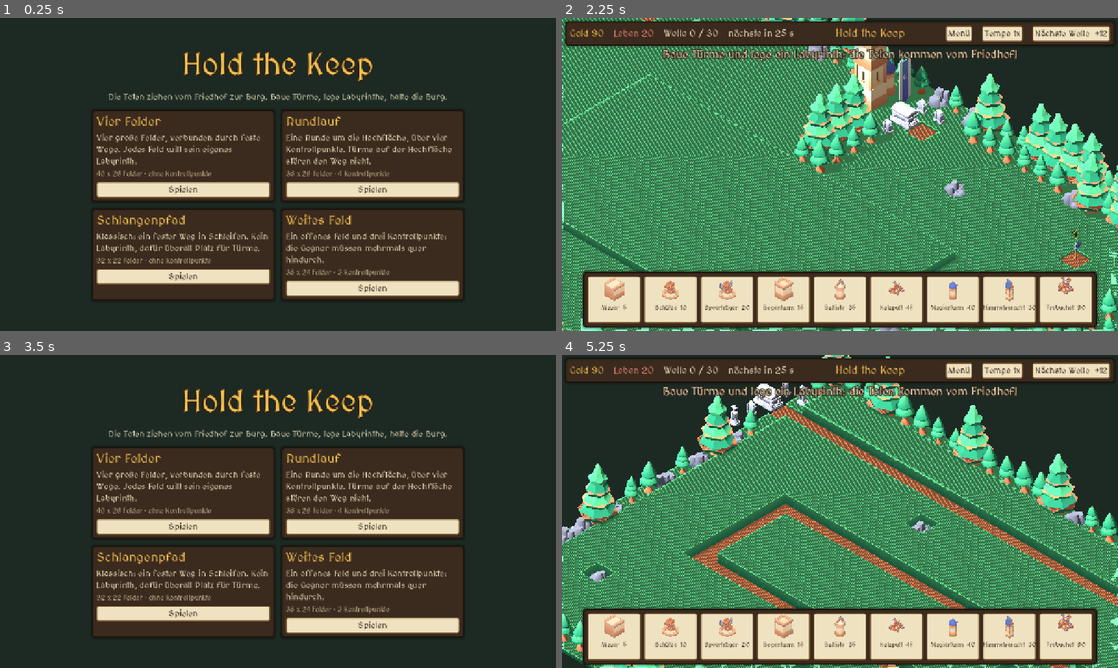
Above: before the commit, frames 1-4 (two rows, left to right).
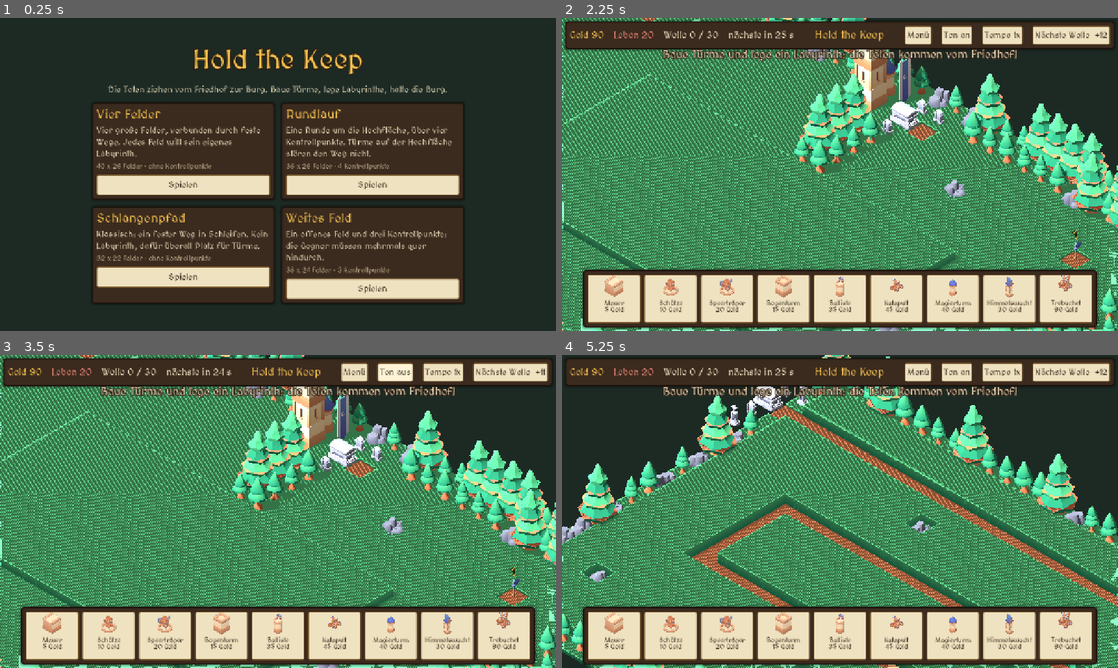
Above: after the commit, the same moments.

Repository: aikitori/hold-the-keep
Game: Godot game, scene res://scenes/menu.tscn
The game is run twice, just before and just after one commit, with the same random seed, the same clock (stepped at 60 frames per second) and the same inputs.
Inputs (mouse positions are in pixels of both pictures, inside the frame that each line leads up to):
- Up to frame 1 (0.25 s): no input
- Up to frame 2 (2.25 s): click "Spielen" at 0.5 s; click "Menü" at 1.25 s; click "Spielen" at 2 s
- Up to frame 3 (3.5 s): click (394, 373) at 2.75 s, where only the run after the commit has a clickable "Ton an"
- Up to frame 4 (5.25 s): click (956, 373) at 3.5 s, where only the run after the commit has a clickable "Ton aus"; click (923, 373) at 4.25 s, where only the run after the commit has a clickable "Menü"; click "Spielen" at 5 s

The runs differ from the first frame. In frame 1, 16% of the frame differs, in the area x 16-84%, y 9-91%; in frame 2, 7.4%; in frame 3, 88%, in the area x 0-100%, y 0-100%; in frame 4, 7.1%.

Commit message:
Klänge und größere Bedienung auf dem Handy
26 CC0-Klänge (Kenney, rubberduck) für Schüsse, Einschläge, Gegner, Bauen, Wellen,
Sieg und Niederlage; Ton an/aus wird gespeichert. Auf Touch-Geräten wird die
Oberfläche vergrößert, im Hochformat zweizeilig mit Bauleiste in zwei Reihen,
die Kamera hält dort die Breite.

Co-Authored-By: Claude Opus 5.5 <noreply@anthropic.com>

Diff:
--- a/project.godot
+++ b/project.godot
@@ -29,3 +29,8 @@
 renderer/rendering_method.mobile="gl_compatibility"
 textures/vram_compression/import_etc2_astc=true
 anti_aliasing/quality/msaa_3d=1
+
+[autoload]
+
+Sfx="*res://scripts/sfx.gd"
+UiScale="*res://scripts/ui_scale.gd"
--- a/scripts/camera_rig.gd
+++ b/scripts/camera_rig.gd
@@ -21,6 +21,14 @@
 	camera.position = Vector3(1, 1, 1).normalized() * DISTANCE
 	camera.look_at_from_position(camera.position, Vector3.ZERO, Vector3.UP)
 	camera.current = true
+	get_viewport().size_changed.connect(_fit_aspect)
+	_fit_aspect()
+
+
+## Im Hochformat gilt die Zoomgröße für die Breite, sonst wäre nur ein schmaler Streifen der Karte zu sehen.
+func _fit_aspect() -> void:
+	var view := get_viewport().get_visible_rect().size
+	camera.keep_aspect = Camera3D.KEEP_WIDTH if view.x < view.y else Camera3D.KEEP_HEIGHT
 
 
 func zoom(factor: float) -> void:
@@ -29,7 +37,8 @@
 
 ## Bildschirmbewegung in Pixeln -> Bewegung auf dem Boden.
 func pan(screen_delta: Vector2) -> void:
-	var units := camera.size / get_viewport().get_visible_rect().size.y
+	var view := get_viewport().get_visible_rect().size
+	var units := camera.size / (view.x if camera.keep_aspect == Camera3D.KEEP_WIDTH else view.y)
 	var right := camera.global_transform.basis.x
 	var up := camera.global_transform.basis.y
 	var right_ground := Vector3(right.x, 0, right.z).normalized()
--- a/scripts/dev/logic_test.gd
+++ b/scripts/dev/logic_test.gd
@@ -12,6 +12,9 @@
 
 
 func _ready() -> void:
+	for id: StringName in Sfx.VOLUME:
+		_check(Sfx._streams[id] is AudioStream, "Klang %s geladen" % id)
+	Sfx.muted = true  # Wiedergaben, die beim Beenden noch laufen, meldet Godot als hängend.
 	var map := MapData.load_map(&"vier_felder")
 	_check(map.spawn != Vector2i(-1, -1) and map.keep != Vector2i(-1, -1), "Karte hat Friedhof und Burg")
 	var board := Board.new(map)
--- a/scripts/enemy.gd
+++ b/scripts/enemy.gd
@@ -122,6 +122,7 @@
 func _die() -> void:
 	alive = false
 	game.enemy_killed(self)
+	Sfx.play_at(&"boss_die" if is_boss else &"bones" if kind == &"skeleton" else &"ghost" if air else &"die", position)
 	if _anim != null and _anim.has_animation("die"):
 		_anim.speed_scale = 1.0
 		_anim.play("die")
--- a/scripts/hud.gd
+++ b/scripts/hud.gd
@@ -28,6 +28,12 @@
 var _wave_label := Label.new()
 var _timer_label := Label.new()
 var _next_button := Button.new()
+var _sound_button := Button.new()
+var _title := Label.new()
+var _top_row := HBoxContainer.new()
+var _top_row2 := HBoxContainer.new()
+var _top_buttons: Array[Button] = []
+var _build_grid := GridContainer.new()
 var _speed_button := Button.new()
 var _build_buttons: Dictionary = {}
 var _card := PanelContainer.new()
@@ -60,16 +66,42 @@
 	_build_bottom(root)
 	_build_card(root)
 	_build_end(root)
-	_toast.set_anchors_preset(Control.PRESET_CENTER_TOP)
-	_toast.position.y = 70
+	_toast.set_anchors_preset(Control.PRESET_TOP_WIDE)
+	_toast.offset_left = 16
+	_toast.offset_right = -16
+	_toast.autowrap_mode = TextServer.AUTOWRAP_WORD_SMART
 	_toast.horizontal_alignment = HORIZONTAL_ALIGNMENT_CENTER
 	_toast.add_theme_font_size_override("font_size", 26)
 	_toast.add_theme_color_override("font_color", PARCHMENT)
 	_toast.add_theme_color_override("font_outline_color", INK)
 	_toast.add_theme_constant_override("outline_size", 8)
-	_toast.grow_horizontal = Control.GROW_DIRECTION_BOTH
 	_toast.mouse_filter = Control.MOUSE_FILTER_IGNORE
 	root.add_child(_toast)
+	for button in root.find_children("*", "Button", true, false):
+		if not button in [_upgrade_button, _sell_button] and not button in _spec_buttons:
+			(button as Button).pressed.connect(Sfx.play.bind(&"click"))
+	UiScale.changed.connect(_layout)
+	_layout()
+
+
+## Breit: alles in einer Zeile oben, Bauleiste einreihig. Schmal (Hochformat): Knöpfe in zweiter Zeile,
+## Bauleiste in zwei Reihen.
+func _layout() -> void:
+	var narrow: bool = UiScale.narrow
+	_title.visible = not narrow
+	_top_row2.visible = narrow
+	_top_row.add_theme_constant_override("separation", 14 if narrow else 22)
+	for button in _top_buttons:
+		button.reparent(_top_row2 if narrow else _top_row)
+		button.size_flags_horizontal = Control.SIZE_EXPAND_FILL if narrow else Control.SIZE_FILL
+	var count := Defs.BUILD_ORDER.size()
+	_build_grid.columns = ceili(count / 2.0) if narrow else count
+	for id: StringName in _build_buttons:
+		var button: Button = _build_buttons[id]
+		button.custom_minimum_size = Vector2(98, 104) if narrow else Vector2(122, 112)
+		var label: Label = button.find_children("*", "Label", true, false)[0]
+		label.add_theme_font_size_override("font_size", 13 if narrow else 15)
+	_toast.offset_top = 120 if narrow else 70
 
 
 static func make_theme() -> Theme:
@@ -112,35 +144,42 @@
 	bar.offset_right = -8
 	bar.offset_top = 8
 	root.add_child(bar)
-	var row := HBoxContainer.new()
-	row.add_theme_constant_override("separation", 22)
-	bar.add_child(row)
+	var rows := VBoxContainer.new()
+	bar.add_child(rows)
+	_top_row.add_theme_constant_override("separation", 22)
+	rows.add_child(_top_row)
+	_top_row2.add_theme_constant_override("separation", 10)
+	rows.add_child(_top_row2)
 	_gold_label.add_theme_color_override("font_color", GOLD)
 	_lives_label.add_theme_color_override("font_color", Color("#f08a7a"))
 	for label in [_gold_label, _lives_label, _wave_label, _timer_label]:
 		label.add_theme_font_size_override("font_size", 22)
-		row.add_child(label)
+		_top_row.add_child(label)
 	var spacer := Control.new()
 	spacer.size_flags_horizontal = Control.SIZE_EXPAND_FILL
-	row.add_child(spacer)
-	var title := Label.new()
-	title.text = "Hold the Keep"
-	title.add_theme_font_size_override("font_size", 26)
-	title.add_theme_color_override("font_color", GOLD)
-	row.add_child(title)
+	_top_row.add_child(spacer)
+	_title.text = "Hold the Keep"
+	_title.add_theme_font_size_override("font_size", 26)
+	_title.add_theme_color_override("font_color", GOLD)
+	_top_row.add_child(_title)
 	var spacer2 := Control.new()
 	spacer2.size_flags_horizontal = Control.SIZE_EXPAND_FILL
-	row.add_child(spacer2)
+	_top_row.add_child(spacer2)
 	var menu := Button.new()
 	menu.text = "Menü"
 	menu.pressed.connect(func() -> void: menu_pressed.emit())
-	row.add_child(menu)
+	_sound_button.pressed.connect(func() -> void:
+		Sfx.set_muted(not Sfx.muted)
+		_sound_button.text = "Ton aus" if Sfx.muted else "Ton an")
+	_sound_button.text = "Ton aus" if Sfx.muted else "Ton an"
 	_speed_button.text = "Tempo 1x"
 	_speed_button.pressed.connect(func() -> void: speed_pressed.emit())
-	row.add_child(_speed_button)
 	_next_button.text = "Nächste Welle"
 	_next_button.pressed.connect(func() -> void: next_wave_pressed.emit())
-	row.add_child(_next_button)
+	_top_buttons = [menu, _sound_button, _speed_button, _next_button]
+	for button: Button in _top_buttons:
+		button.custom_minimum_size.y = 44
+		_top_row.add_child(button)
 
 
 func _build_bottom(root: Control) -> void:
@@ -150,9 +189,10 @@
 	bar.grow_vertical = Control.GROW_DIRECTION_BEGIN
 	bar.offset_bottom = -8
 	root.add_child(bar)
-	var row := HBoxContainer.new()
-	row.add_theme_constant_override("separation", 8)
-	bar.add_child(row)
+	_build_grid.columns = Defs.BUILD_ORDER.size()
+	_build_grid.add_theme_constant_override("h_separation", 8)
+	_build_grid.add_theme_constant_override("v_separation", 8)
+	bar.add_child(_build_grid)
 	for id: StringName in Defs.BUILD_ORDER:
 		var def: Dictionary = Defs.TOWERS[id]
 		var button := Button.new()
@@ -165,21 +205,22 @@
 		box.add_theme_constant_override("separation", 0)
 		button.add_child(box)
 		var icon := TextureRect.new()
-		icon.custom_minimum_size = Vector2(104, 64)
+		icon.custom_minimum_size = Vector2(80, 58)
 		icon.expand_mode = TextureRect.EXPAND_IGNORE_SIZE
 		icon.stretch_mode = TextureRect.STRETCH_KEEP_ASPECT_CENTERED
 		icon.mouse_filter = Control.MOUSE_FILTER_IGNORE
 		icon.texture = _icon(id)
 		box.add_child(icon)
 		var name_label := Label.new()
-		name_label.text = "%s  %d" % [def["name"], def["cost"]]
+		name_label.text = "%s\n%d Gold" % [def["name"], def["cost"]]
 		name_label.horizontal_alignment = HORIZONTAL_ALIGNMENT_CENTER
-		name_label.add_theme_font_size_override("font_size", 14)
+		name_label.add_theme_font_size_override("font_size", 15)
+		name_label.add_theme_constant_override("line_spacing", -2)
 		name_label.add_theme_color_override("font_color", INK)
 		name_label.mouse_filter = Control.MOUSE_FILTER_IGNORE
 		box.add_child(name_label)
 		button.toggled.connect(func(on: bool) -> void: _on_build_toggled(id, on))
-		row.add_child(button)
+		_build_grid.add_child(button)
 		_build_buttons[id] = button
 
 
--- a/scripts/main.gd
+++ b/scripts/main.gd
@@ -251,6 +251,7 @@
 	if Defs.is_air_wave(wave):
 		label = "Luftangriff! Geister fliegen über das Labyrinth"
 	hud.toast("Welle %d: %s" % [wave, label])
+	Sfx.play(&"wave")
 
 
 ## Nächste Welle sofort: Bonus-Gold für die gesparte Zeit.
@@ -258,6 +259,8 @@
 	if game_over or not _queue.is_empty() or countdown <= 0.0:
 		return
 	gold += int(countdown) / 2
+	if int(countdown) >= 2:
+		Sfx.play(&"coins")
 	_start_wave()
 
 
@@ -266,6 +269,8 @@
 	add_child(enemy)
 	enemy.setup(kind, wave, self, board)
 	enemies.append(enemy)
+	if enemy.is_boss:
+		Sfx.play(&"boss")
 
 
 func enemy_killed(enemy: Enemy) -> void:
@@ -279,6 +284,7 @@
 func enemy_reached_keep(enemy: Enemy) -> void:
 	enemies.erase(enemy)
 	lives -= 5 if enemy.is_boss else 1
+	Sfx.play(&"keep_hit")
 	if lives <= 0:
 		lives = 0
 		_finish(false)
@@ -288,6 +294,7 @@
 	game_over = true
 	Engine.time_scale = 1.0
 	hud.show_end(won, wave)
+	Sfx.play(&"victory" if won else &"defeat")
 
 
 func _cycle_speed() -> void:
@@ -345,18 +352,24 @@
 func try_build(id: StringName, at: Vector2i) -> Tower:
 	var cost: int = Defs.TOWERS[id]["cost"]
 	if gold < cost:
-		hud.toast("Zu wenig Gold")
+		_refuse("Zu wenig Gold")
 		return null
 	var check := board.check_build(at, walkers())
 	if check != Board.BuildCheck.OK:
-		hud.toast(BUILD_MESSAGES[check])
+		_refuse(BUILD_MESSAGES[check])
 		return null
 	gold -= cost
 	var tower := Tower.new()
 	add_child(tower)
 	tower.setup(id, at, self, Tower.HIGH if map.cell(at) == MapData.Cell.HIGH else Tower.GROUND)
 	board.place(at, tower)
+	Sfx.play(&"build")
 	return tower
+
+
+func _refuse(message: String) -> void:
+	hud.toast(message)
+	Sfx.play(&"error")
 
 
 func select_tower(tower: Tower) -> void:
@@ -373,10 +386,11 @@
 		return
 	var cost := Defs.upgrade_cost(_selected.id, _selected.level)
 	if gold < cost:
-		hud.toast("Zu wenig Gold")
+		_refuse("Zu wenig Gold")
 		return
 	gold -= cost
 	_selected.upgrade()
+	Sfx.play(&"upgrade")
 	_show_ring(_selected.position, _selected.reach())
 
 
@@ -385,10 +399,11 @@
 		return
 	var cost: int = Defs.spec(_selected.id, spec_id)["cost"]
 	if gold < cost:
-		hud.toast("Zu wenig Gold")
+		_refuse("Zu wenig Gold")
 		return
 	gold -= cost
 	_selected.specialize(spec_id)
+	Sfx.play(&"spec")
 	_show_ring(_selected.position, _selected.reach())
 	hud.toast("%s: %s" % [Defs.TOWERS[_selected.id]["name"], Defs.spec(_selected.id, spec_id)["name"]])
 
@@ -397,6 +412,7 @@
 	if _selected == null:
 		return
 	gold += roundi(_selected.invested * Defs.SELL_SHARE)
+	Sfx.play(&"sell")
 	board.remove(_selected.cell)
 	_selected.queue_free()
 	select_tower(null)
--- a/scripts/menu.gd
+++ b/scripts/menu.gd
@@ -26,7 +26,7 @@
 	var title := Label.new()
 	title.text = "Hold the Keep"
 	title.horizontal_alignment = HORIZONTAL_ALIGNMENT_CENTER
-	title.add_theme_font_size_override("font_size", 72)
+	title.add_theme_font_size_override("font_size", 64)
 	title.add_theme_color_override("font_color", Hud.GOLD)
 	title.add_theme_color_override("font_outline_color", Hud.INK)
 	title.add_theme_constant_override("outline_size", 12)
@@ -34,6 +34,8 @@
 	var tagline := Label.new()
 	tagline.text = "Die Toten ziehen vom Friedhof zur Burg. Baue Türme, lege Labyrinthe, halte die Burg."
 	tagline.horizontal_alignment = HORIZONTAL_ALIGNMENT_CENTER
+	tagline.autowrap_mode = TextServer.AUTOWRAP_WORD_SMART
+	tagline.custom_minimum_size.x = 420
 	column.add_child(tagline)
 	var grid := GridContainer.new()
 	grid.columns = 2
@@ -42,6 +44,9 @@
 	column.add_child(grid)
 	for id: StringName in MapData.ORDER:
 		grid.add_child(_card(id))
+	var layout := func() -> void: grid.columns = 1 if UiScale.narrow else 2
+	UiScale.changed.connect(layout)
+	layout.call()
 
 
 func _card(id: StringName) -> Control:
@@ -71,7 +76,9 @@
 	box.add_child(facts)
 	var play := Button.new()
 	play.text = "Spielen"
+	play.custom_minimum_size.y = 48
 	play.pressed.connect(func() -> void:
+		Sfx.play(&"click")
 		Main.map_id = id
 		get_tree().change_scene_to_file(MAIN_SCENE))
 	box.add_child(play)
--- a/scripts/projectile.gd
+++ b/scripts/projectile.gd
@@ -82,9 +82,12 @@
 		for enemy: Enemy in main.enemies.duplicate():
 			if enemy.alive and not enemy.air and Vector2(enemy.position.x - _to.x, enemy.position.z - _to.z).length() <= splash:
 				_apply(enemy)
+		Sfx.play_at(&"burst" if hit["burn"] > 0.0 else &"crash", _to)
 		main.call("puff", _to, Color(1.0, 0.5, 0.2, 0.7) if hit["burn"] > 0.0 else Color(0.85, 0.75, 0.6, 0.6))
 	elif is_instance_valid(target) and target.alive:
 		_apply(target)
+		if kind in ["arrow", "bolt"]:
+			Sfx.play_at(&"hit", _to)
 		if hit["chain"] > 1:
 			_jump(main)
 	queue_free()
--- /dev/null
+++ b/scripts/sfx.gd
@@ -0,0 +1,87 @@
+extends Node
+## Klänge (Autoload "Sfx"): Sfx.play(&"click") oder Sfx.play_at(&"arrow", position) für Geräusche auf der
+## Karte, die nur zu hören sind, wenn die Stelle im Bild ist. Häufige Klänge werden begrenzt, damit viele
+## Türme nicht zu einem Dauerrauschen werden. Ton an/aus wird in user://settings.cfg gespeichert.
+
+const SETTINGS := "user://settings.cfg"
+const VOICES := 24
+## Lautstärke in dB je Klang (alle Dateien sind auf gleiche Spitze angeglichen).
+const VOLUME := {
+	&"arrow": -11.0, &"bolt": -9.0, &"throw": -8.0, &"fire": -12.0, &"magic": -13.0, &"lightning": -10.0,
+	&"stab": -10.0, &"hit": -16.0, &"crash": -7.0, &"burst": -9.0,
+	&"die": -12.0, &"bones": -11.0, &"ghost": -11.0, &"boss": -3.0, &"boss_die": -3.0, &"keep_hit": -5.0,
+	&"build": -6.0, &"upgrade": -5.0, &"spec": -5.0, &"sell": -6.0, &"coins": -6.0, &"error": -8.0,
+	&"click": -10.0, &"wave": -6.0, &"victory": -3.0, &"defeat": -3.0,
+}
+## Höchstens so viele gleiche Klänge gleichzeitig (sonst 2).
+const MAX_SAME := {&"arrow": 3, &"hit": 3, &"die": 3, &"bones": 3, &"magic": 2, &"crash": 2}
+## Mindestabstand in Sekunden Echtzeit zwischen zwei gleichen Klängen.
+const MIN_GAP := 0.07
+## Ohne Tonhöhen-Streuung (Musik und Oberfläche).
+const STEADY: Array[StringName] = [&"wave", &"victory", &"defeat", &"click", &"error"]
+
+var muted := false
+var _streams: Dictionary = {}
+var _players: Array[AudioStreamPlayer] = []
+var _last: Dictionary = {}
+
+
+func _ready() -> void:
+	process_mode = Node.PROCESS_MODE_ALWAYS
+	for id: StringName in VOLUME:
+		_streams[id] = load("res://assets/audio/%s.ogg" % id)
+	for i in VOICES:
+		var player := AudioStreamPlayer.new()
+		add_child(player)
+		_players.append(player)
+	var config := ConfigFile.new()
+	if config.load(SETTINGS) == OK:
+		muted = config.get_value("audio", "muted", false)
+	_apply_mute()
+
+
+func play(id: StringName) -> void:
+	if muted or not _streams.has(id):
+		return
+	var now := Time.get_ticks_msec() / 1000.0
+	if now - float(_last.get(id, -1.0)) < MIN_GAP:
+		return
+	var same := 0
+	var free: AudioStreamPlayer = null
+	for player in _players:
+		if player.playing:
+			if player.stream == _streams[id]:
+				same += 1
+		elif free == null:
+			free = player
+	if free == null or same >= int(MAX_SAME.get(id, 2)):
+		return
+	_last[id] = now
+	free.stream = _streams[id]
+	free.volume_db = VOLUME[id]
+	free.pitch_scale = 1.0 if id in STEADY else randf_range(0.9, 1.1)
+	free.play()
+
+
+## Geräusch auf der Karte: nur, wenn die Stelle gerade zu sehen ist.
+func play_at(id: StringName, at: Vector3) -> void:
+	var camera := get_viewport().get_camera_3d()
+	if camera != null and not camera.is_position_in_frustum(at):
+		return
+	play(id)
+
+
+func set_muted(value: bool) -> void:
+	muted = value
+	_apply_mute()
+	var config := ConfigFile.new()
+	config.load(SETTINGS)
+	config.set_value("audio", "muted", muted)
+	config.save(SETTINGS)
+
+
+func _apply_mute() -> void:
+	AudioServer.set_bus_mute(0, muted)
+	if muted:
+		for player in _players:
+			player.stop()
--- a/scripts/tower.gd
+++ b/scripts/tower.gd
@@ -169,6 +169,7 @@
 		"damage": damage(), "splash": stat("splash", 0.0), "slow": stat("slow", 0.0),
 		"slow_time": stat("slow_time", 1.6), "burn": stat("burn", 0.0), "chain": int(stat("chain", 0)),
 	}
+	Sfx.play_at(_shot_sound(def["projectile"], hit), global_position)
 	if def["projectile"] == "melee":
 		_lunge()
 		var splash: float = hit["splash"]
@@ -182,6 +183,14 @@
 		var shot := Projectile.new()
 		game.add_child(shot)
 		shot.launch(def["projectile"], global_position + Vector3(0, _muzzle_height, 0), target, hit, def["speed"])
+
+
+func _shot_sound(projectile: String, hit: Dictionary) -> StringName:
+	match projectile:
+		"melee": return &"stab"
+		"boulder": return &"throw"
+		"magic": return &"lightning" if hit["chain"] > 0 else &"magic"
+	return StringName(projectile)  # arrow, bolt, fire
 
 
 ## Kurzer Ausfallschritt der Figur beim Nahkampf.
--- /dev/null
+++ b/scripts/ui_scale.gd
@@ -0,0 +1,36 @@
+extends Node
+## Größe der Oberfläche (Autoload "UiScale"): Auf Geräten mit Touchscreen wird alles so vergrößert, dass die
+## kurze Bildschirmseite etwa 560 Einheiten hat (am Rechner 720). Im Hochformat ordnen HUD und Menü sich
+## schmal an (`narrow`).
+
+signal changed
+
+const TOUCH_SHORT_SIDE := 560.0
+const DESKTOP_SHORT_SIDE := 720.0
+const NARROW_WIDTH := 900.0
+
+var narrow := false
+## Zum Ausprobieren am Rechner: tut so, als gäbe es einen Touchscreen.
+var force_touch := false
+
+
+func _ready() -> void:
+	force_touch = OS.get_cmdline_user_args().has("--touch-ui")
+	get_tree().root.size_changed.connect(apply)
+	apply()
+
+
+func apply() -> void:
+	var window := get_tree().root
+	var size := Vector2(window.size)
+	if size.x <= 0.0 or size.y <= 0.0:
+		return
+	var touch := force_touch or DisplayServer.is_touchscreen_available()
+	# Grundmaßstab durch stretch "expand" bei 1280x720, darauf der Zusatzfaktor.
+	var base := minf(size.x / 1280.0, size.y / 720.0)
+	var wanted := minf(size.x, size.y) / (TOUCH_SHORT_SIDE if touch else DESKTOP_SHORT_SIDE)
+	var factor := maxf(1.0, wanted / base)
+	if not is_equal_approx(window.content_scale_factor, factor):
+		window.content_scale_factor = factor
+	narrow = size.x / (base * factor) < NARROW_WIDTH
+	changed.emit()
Not shown, added: assets/audio/arrow.ogg.import
Not shown, added: assets/audio/bolt.ogg.import
Not shown, added: assets/audio/bones.ogg.import
Not shown, added: assets/audio/boss.ogg.import
Not shown, added: assets/audio/boss_die.ogg.import
Not shown, added: assets/audio/build.ogg.import
Not shown, added: assets/audio/burst.ogg.import
Not shown, added: assets/audio/click.ogg.import
Not shown, added: assets/audio/coins.ogg.import
Not shown, added: assets/audio/crash.ogg.import
Not shown, added: assets/audio/defeat.ogg.import
Not shown, added: assets/audio/die.ogg.import
(and 74 more such lines)
